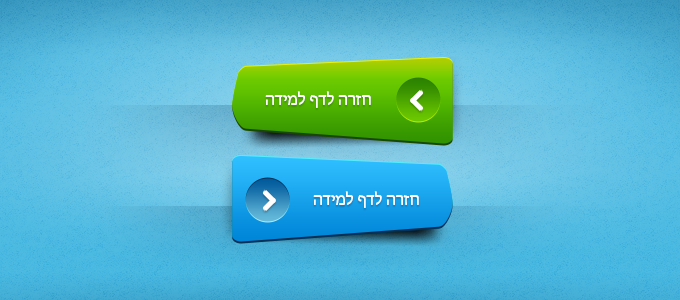
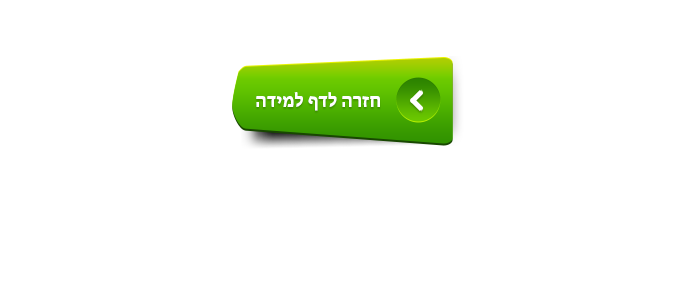
Revision of a layered (680, 300) image; what changed, layer by layer:
painted on "הדימל ףדל הרזח" (1st of 2, in "1 - Give") over [256, 91, 380, 111]
hid group "2 - Get" (6 layers) over [220, 155, 453, 248]
hid group "background" (6 layers) over [0, 0, 680, 300]
